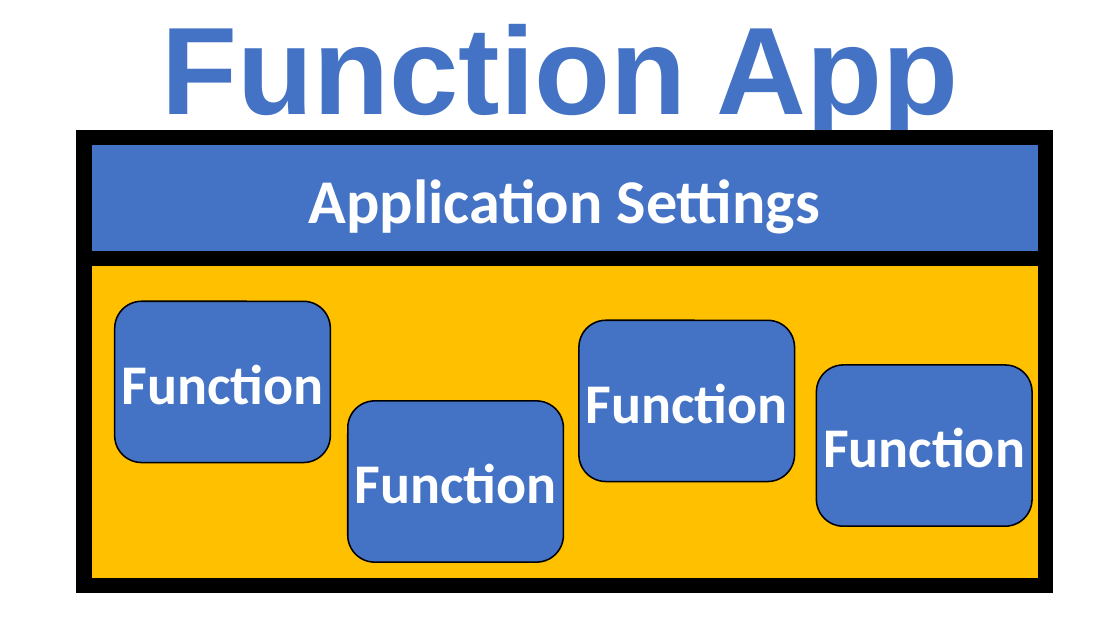
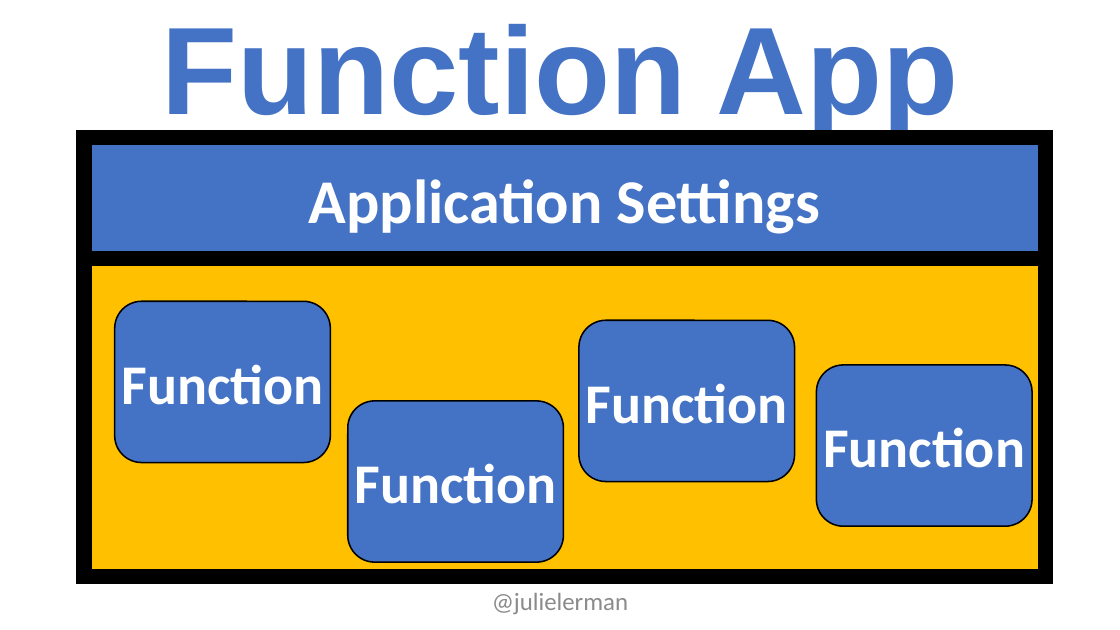
Before and after one commit to julielerman/ServerlessFall2018, a slide deck: slide 8 of Lerman_ServerlessDataAPI.pptx. Drawn at 1120x630 pixels with LibreOffice and Linux fonts; fonts in the diff are those of the drawing. Boxes give left, top, right and bottom in pixels: in the first picture for what was removed or moved away, otherwise in the second. Text is boxed around its words. In the diff, an @@ line names an element or a change of style, - is before the commit and + after.

```diff
--- a/Lerman_ServerlessDataAPI.pptx
+++ b/Lerman_ServerlessDataAPI.pptx
@@ rectangle: place and size @@
-rectangle at (84, 138, 1045, 586)
+rectangle at (84, 152, 1045, 577)
@@ text added at (492, 593, 628, 614), 16 pt, text #8C8C8C @@
+@julielerman
```
Also in this commit, not shown: 7 other slides changed, 1 slide added, 1 slide removed.
